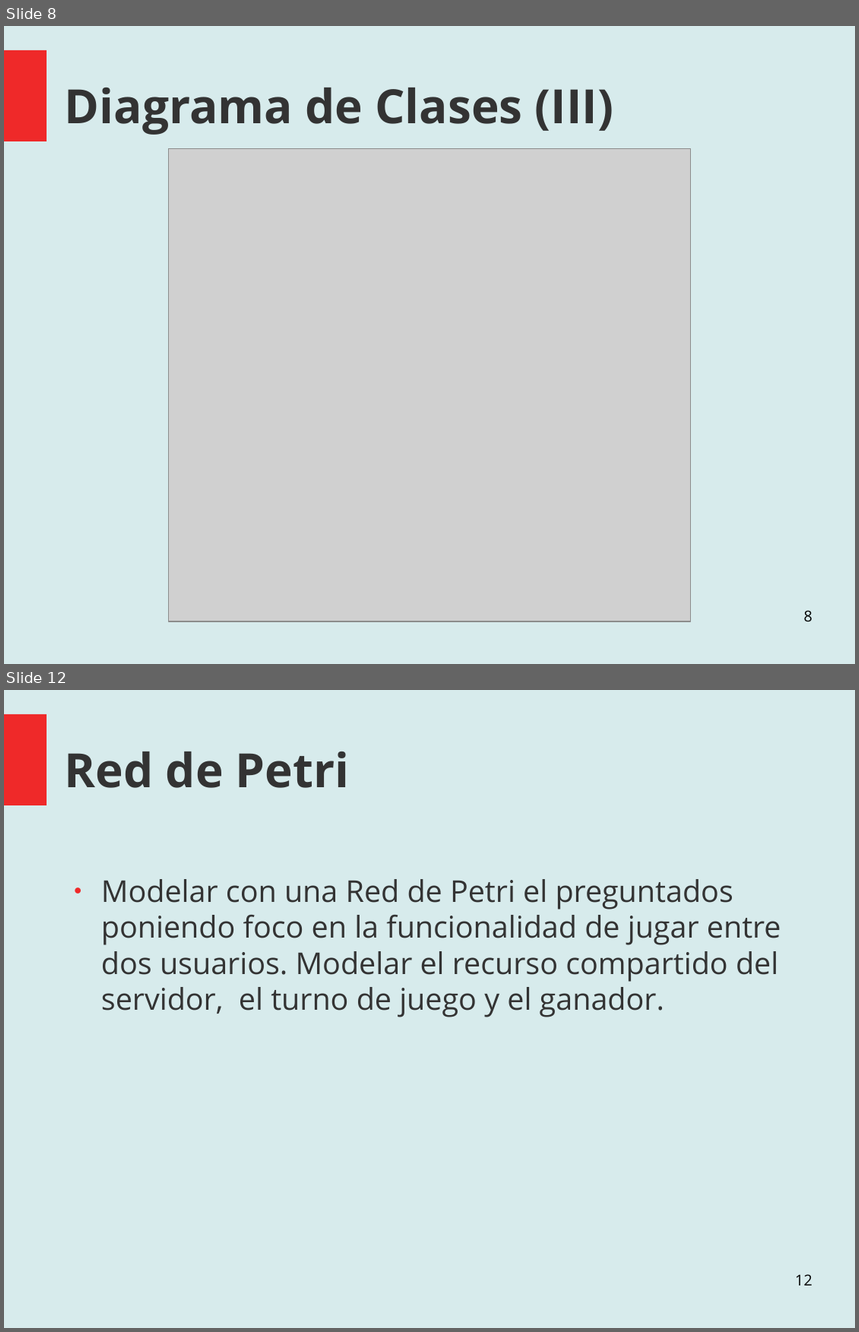
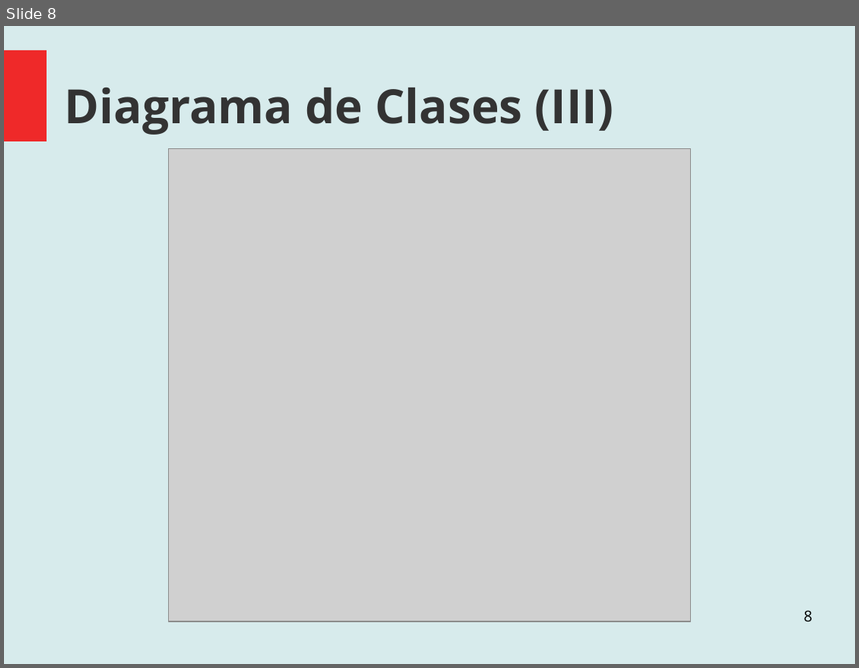
Before and after one commit to santiago-m/ProyectoAnalisisYDise-o, a slide deck: Documentation/Muestra de Avances.odp. Shown one above the other, each under a label of ours: slides 8 and 12 before the commit, slide 8 after it; the slides between them are not shown. The pictures are 859x1332 and 859x668 pixels, drawn with LibreOffice and Linux fonts; fonts in the diff are those of the drawing; grey boxes stand for pictures. Boxes give left, top, right and bottom in pixels: in the first picture for what was removed or moved away, otherwise in the second. Text is boxed around its words. In the diff, an @@ line names an element or a change of style, - is before the commit and + after.

```diff
--- a/Documentation/Muestra de Avances.odp
+++ b/Documentation/Muestra de Avances.odp
@@ slide 12 removed at bbox=[4, 690, 855, 1328], background #D7EBEC; not listed: 1 template element that a slide beside it also shows @@
@@ title removed at bbox=[65, 752, 350, 788] @@
-Red de Petri
@@ text removed at bbox=[101, 879, 781, 1018] @@
-● Modelar con una Red de Petri el preguntados poniendo foco en la funcionalidad de jugar entre dos usuarios. Modelar el recurso compartido del servidor, el turno de juego y el ganador.
@@ page number removed at bbox=[795, 1274, 813, 1286] @@
-12
```
Also in this commit, not shown: 3 slides changed, 7 slides added, 1 other slide removed.
